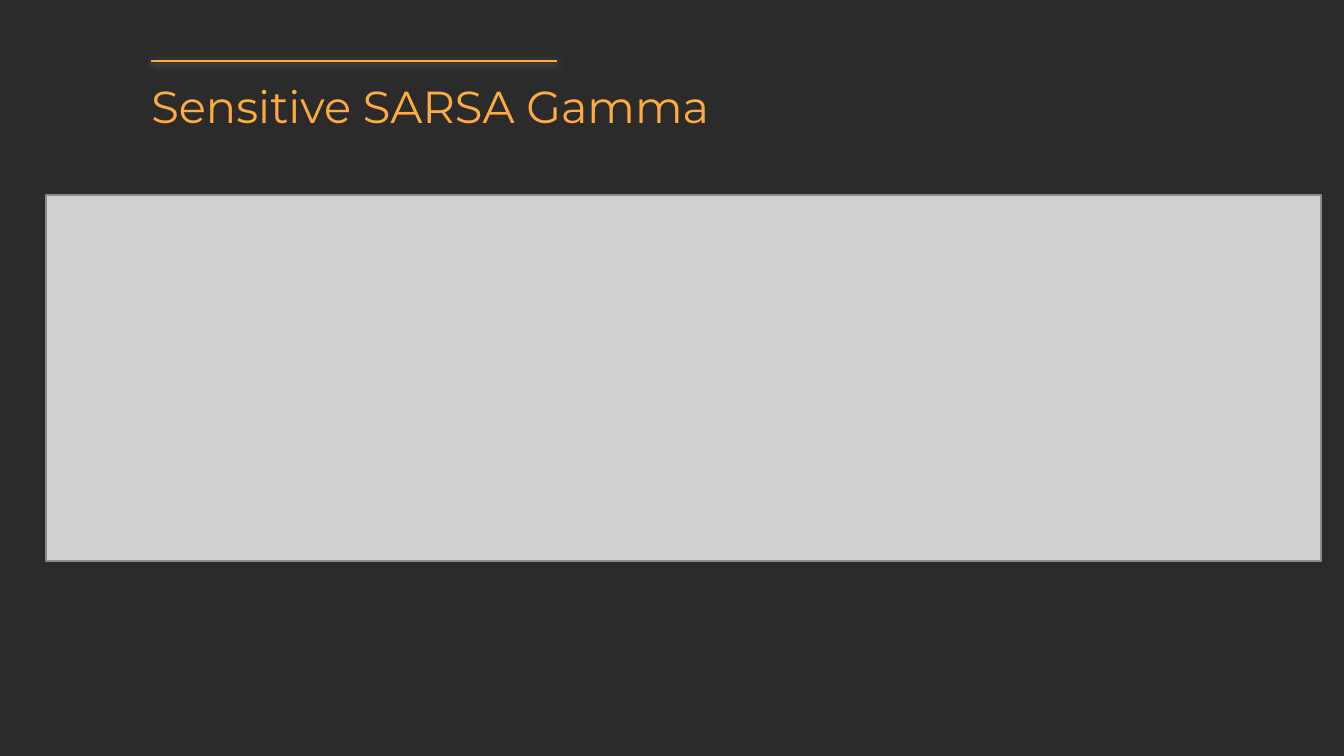
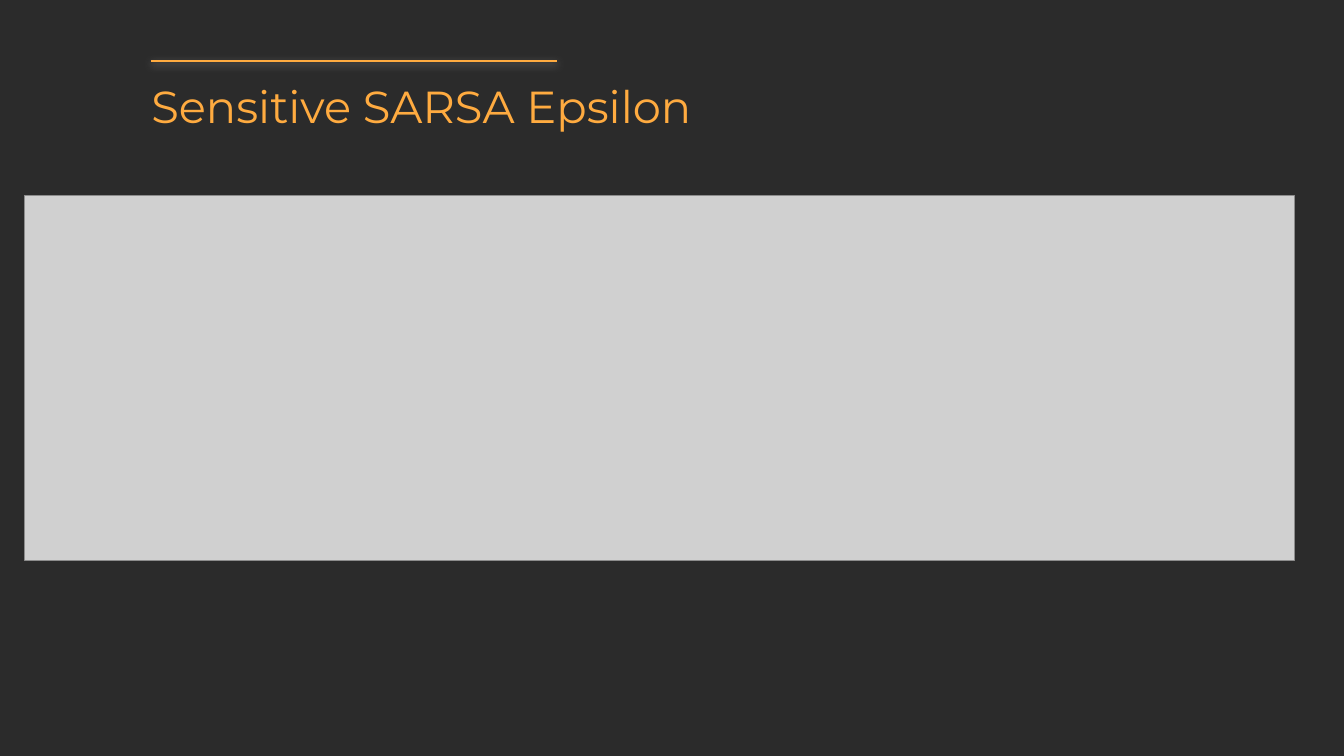
Before and after one commit to DanielChernov99/RL-FrozenLake, a slide deck: slide 18 of RL Final presentation.pptx. Drawn at 1344x756 pixels with LibreOffice and Linux fonts; fonts in the diff are those of the drawing; grey boxes stand for pictures; background and template pictures are left out; a plain dark background stands for a picture behind light text. Boxes give left, top, right and bottom in pixels: in the first picture for what was removed or moved away, otherwise in the second. Text is boxed around its words. In the diff, an @@ line names an element or a change of style, - is before the commit and + after.

```diff
--- a/RL Final presentation.pptx
+++ b/RL Final presentation.pptx
@@ title at [151, 89, 691, 132]: text changed @@
-Sensitive SARSA Gamma
+Sensitive SARSA Epsilon
@@ picture: place and size @@
-picture at [46, 195, 1321, 560]
+picture at [24, 196, 1294, 560]
```
Also in this commit, not shown: 8 other slides changed.
